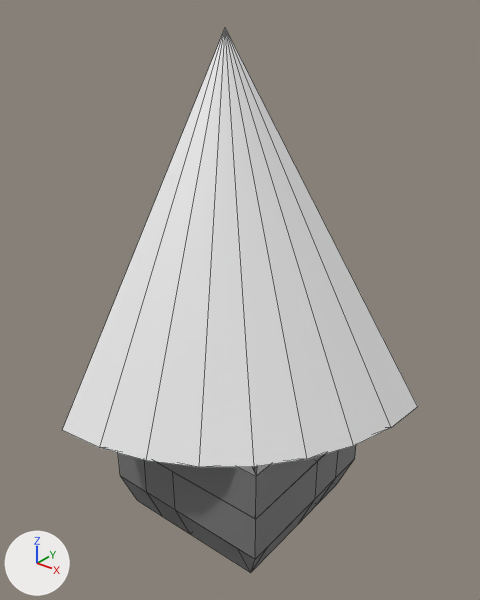
Before and after pictures for a commit that changed the Blender file models/structures/tower_roof/tower_roof.blend.
Both versions are drawn from a 50 mm camera at (2.28, -2.84, 3.27) aimed at (0.19, -0.22, 1.65). The lights are fixed; the arrows at lower left show +X, +Y and +Z. The older version comes first. Mesh edges are drawn as thin lines.
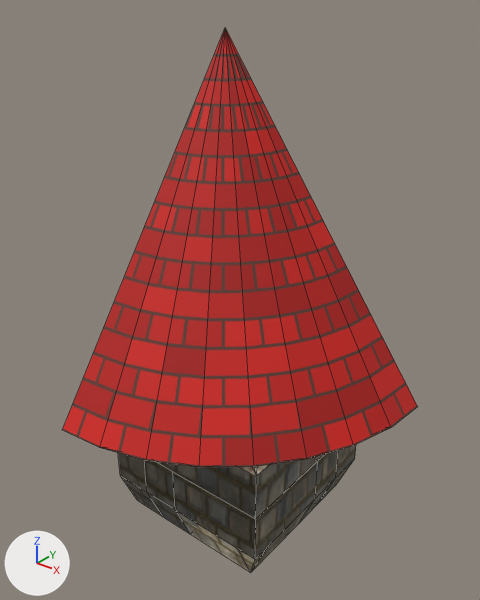
Commit message: Tower Roof

Changed parts and their boxes (x1, y1, x2, y2) in the pictures (480 x 600 px):
'Cone', recoloured, surface changed (white to red)
    both: (62, 28, 418, 467)
'Cube.001', recoloured (darker)
    both: (118, 445, 356, 572)

The change, as a list of edits to the scene's bpy script:
```text
Add img_displacement_jpg_001:
    img_displacement_jpg_001 = load_image('displacement.jpg.001', '_unpacked/displacement.jpg', 256, 256, 'sRGB')
Add img_normal_jpg_001:
    img_normal_jpg_001 = load_image('normal.jpg.001', '_unpacked/normal.jpg', 256, 256, 'sRGB')
Add img_roughness_jpg_001:
    img_roughness_jpg_001 = load_image('roughness.jpg.001', '_unpacked/roughness.jpg', 256, 256, 'sRGB')
Add img_diffuse_jpg:
    img_diffuse_jpg = load_image('diffuse.jpg', '_unpacked/diffuse.jpg', 256, 256, 'sRGB')
Add mat_vibrant_red_roof_bricks:
    mat_vibrant_red_roof_bricks = bpy.data.materials.new('Vibrant red roof bricks')
    # nodes: BsdfPrincipled, Bump, OutputMaterial, TexBrick, TexCoord, TexNoise
    # colours: red #d31d14, red #a4100a, brown #57352c
Add mat_wall:
    mat_wall = bpy.data.materials.new('Wall')
    # uses the picture img_diffuse_jpg
    # uses the picture img_displacement_jpg_001
    # uses the picture img_normal_jpg_001
    # uses the picture img_roughness_jpg_001
Change me_cube_001:
    where me_cube_001.from_pydata(...)  # 51 vertices, 45 faces; spans x -1.0..1.25, y -2.5..0.0, z 0.0..6.0
    remove me_cube_001.materials.append(mat_stone)  # grey #797979
    add me_cube_001.materials.append(mat_wall)
Change me_cone:
    where me_cone.from_pydata(...)  # 10 vertices, 13 faces; spans x -0.25..0.507, y -0.507..0.25, z 0.45..1.5
    used by ob_cone; location = (0.0, 0.0, 0.0); scale = (2.0, 2.0, 2.0)
    me_cone part 1: texture (UV) coordinates of 13 of 13 faces, centred in x -0.201..0.44, y -0.44..0.201, z 0.45..0.8, changed; they spanned u 0.01..0.7, v 0.01..0.25 and now span u -2.37..0.0, v 0.0..2.58
    add me_cone.materials.append(mat_vibrant_red_roof_bricks)
```
